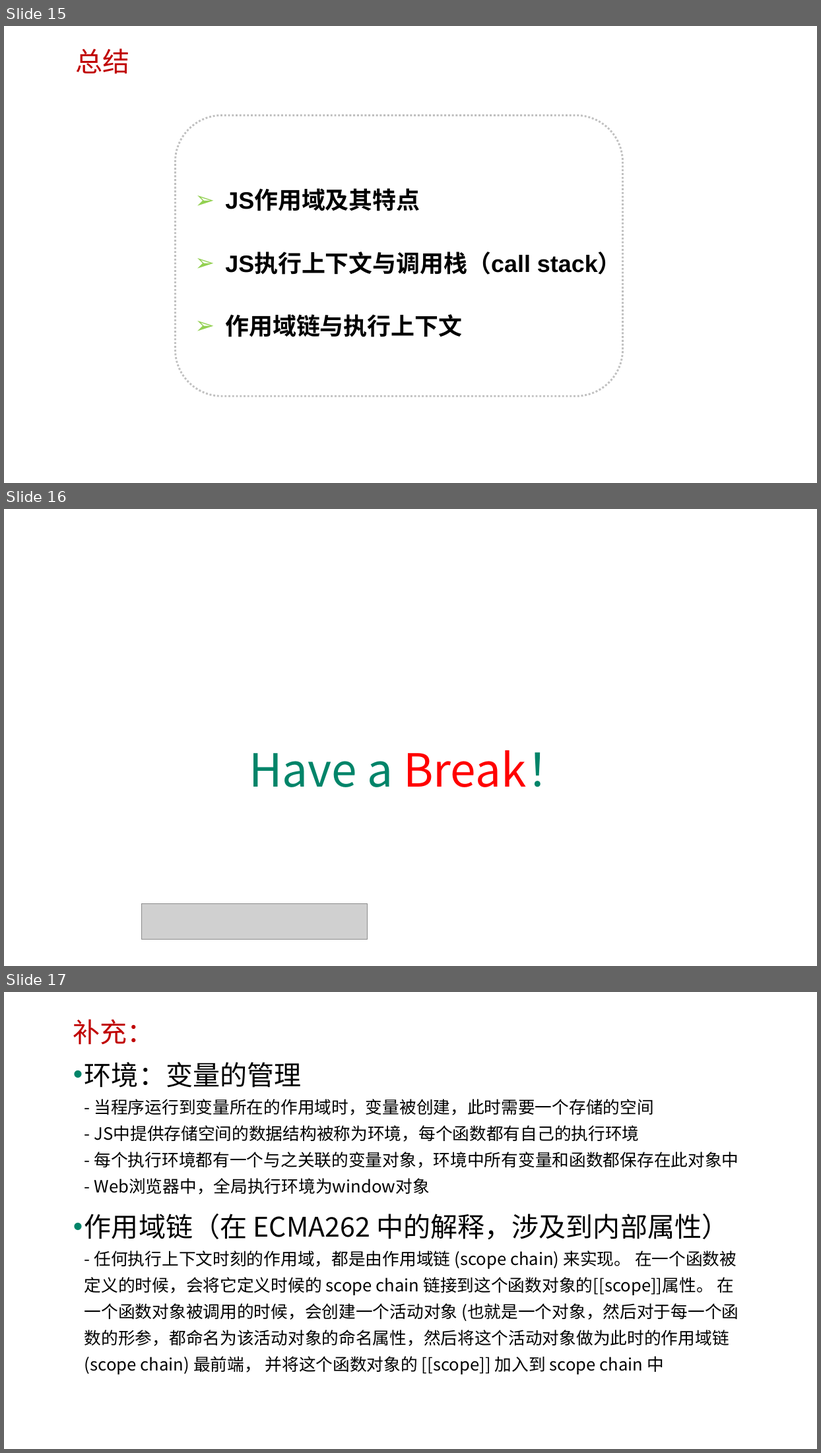
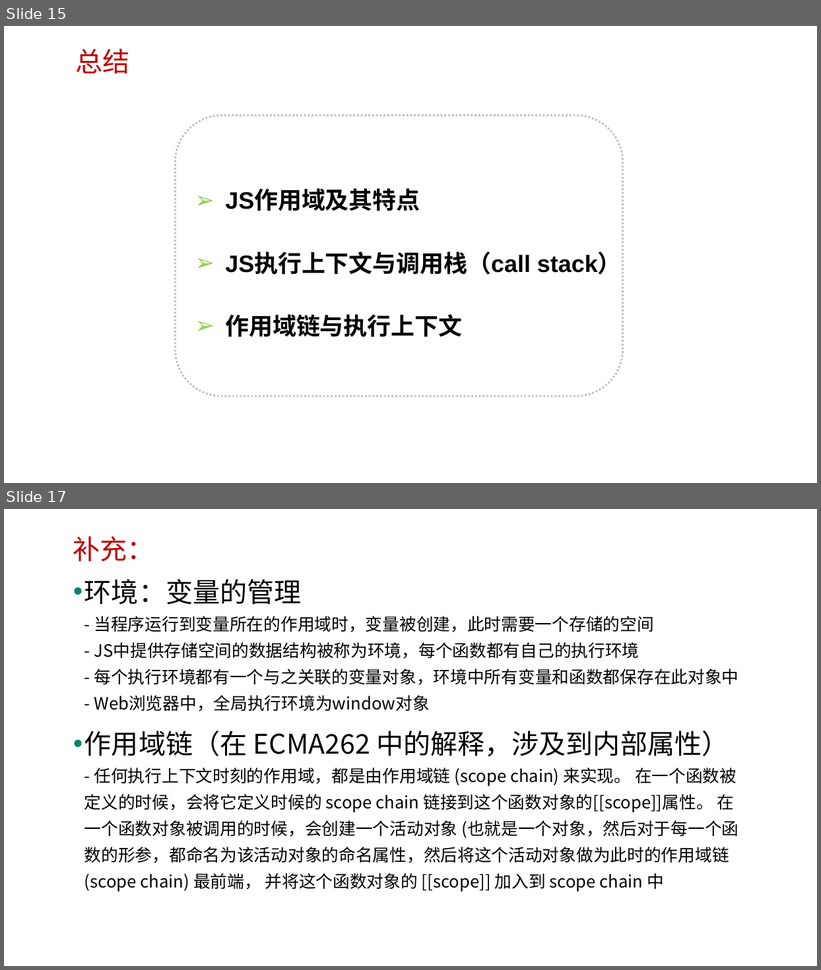
Before and after one commit to edu2act/course-javascript-advanced, a slide deck: 课程PPT/10.JS作用域及执行上下文.pptx. Shown one above the other, each under a label of ours: slides 15, 16 and 17 before the commit, slides 15 and 17 after it; the slides between them are not shown. The pictures are 821x1453 and 821x970 pixels, drawn with LibreOffice and Linux fonts; fonts in the diff are those of the drawing; grey boxes stand for pictures; background and template pictures are left out. Boxes give left, top, right and bottom in pixels: in the first picture for what was removed or moved away, otherwise in the second. Text is boxed around its words. In the diff, an @@ line names an element or a change of style, - is before the commit and + after.

```diff
--- a/课程PPT/10.JS作用域及执行上下文.pptx
+++ b/课程PPT/10.JS作用域及执行上下文.pptx
@@ slide 16 removed at box(4, 509, 817, 966), background picture (left out) @@
@@ title removed at box(249, 751, 572, 788) @@
-Have a Break！
@@ picture removed at box(142, 904, 368, 940) @@
```
Also in this commit, not shown: 1 slide added, 4 other files.
